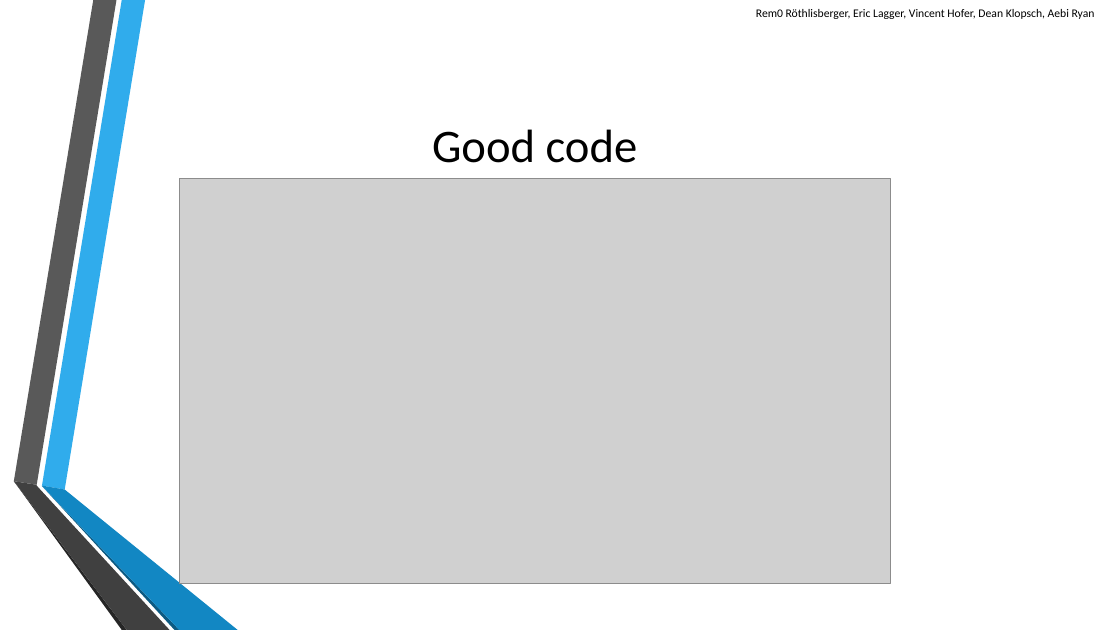
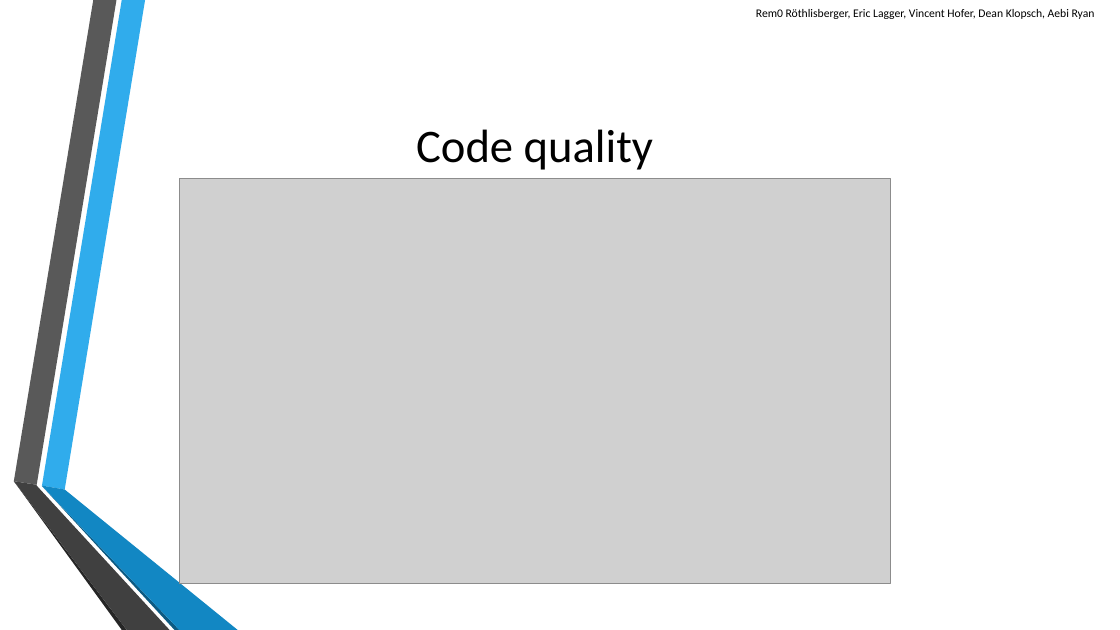
Before and after one commit to scg-unibe-ch/ese2016-team8, a slide deck: slide 16 of baseProject/presentation/Presentation-Team8.pptx. Drawn at 1120x630 pixels with LibreOffice and Linux fonts; fonts in the diff are those of the drawing; grey boxes stand for pictures; background and template pictures are left out. Boxes give left, top, right and bottom in pixels: in the first picture for what was removed or moved away, otherwise in the second. Text is boxed around its words. In the diff, an @@ line names an element or a change of style, - is before the commit and + after.

Commit message:
minor presentation modifications of the titles

```diff
--- a/baseProject/presentation/Presentation-Team8.pptx
+++ b/baseProject/presentation/Presentation-Team8.pptx
@@ title at [416,129,653,170]: text changed @@
-Good code
+Code quality
```
Also in this commit, not shown: 4 other slides changed.
